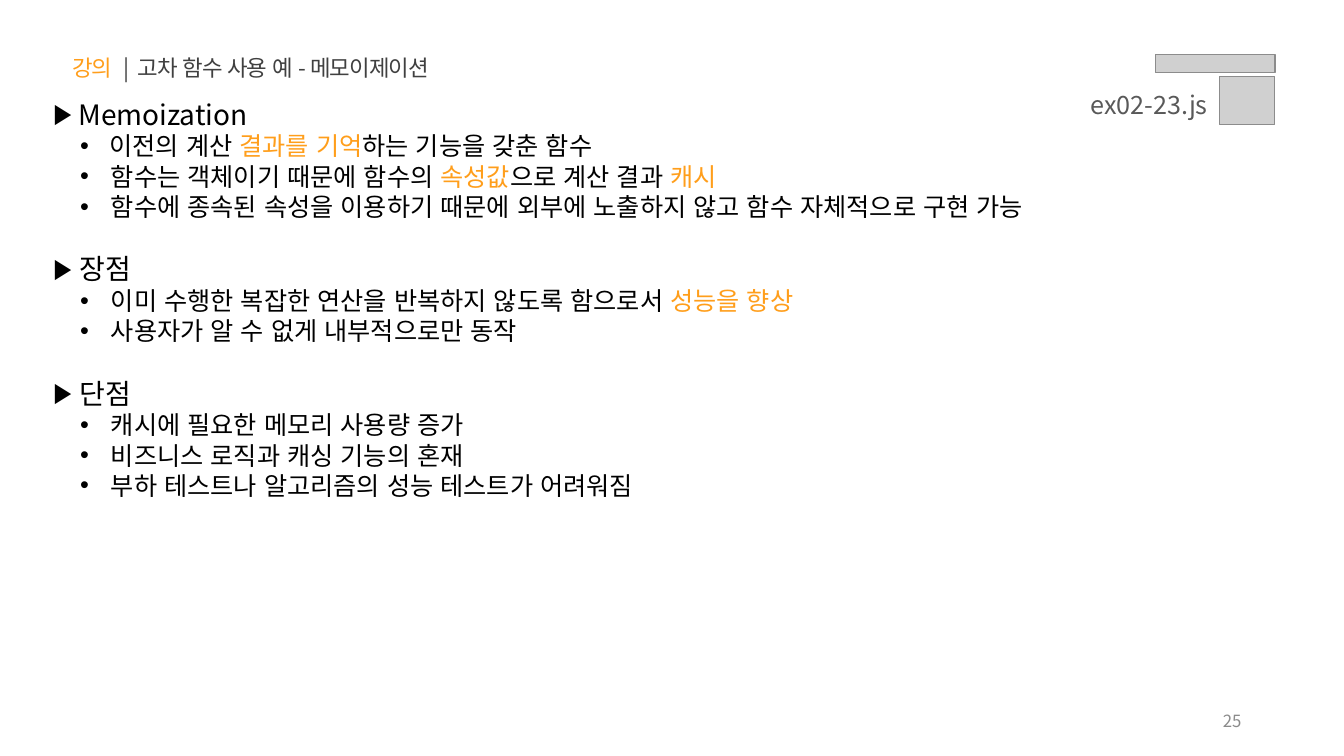
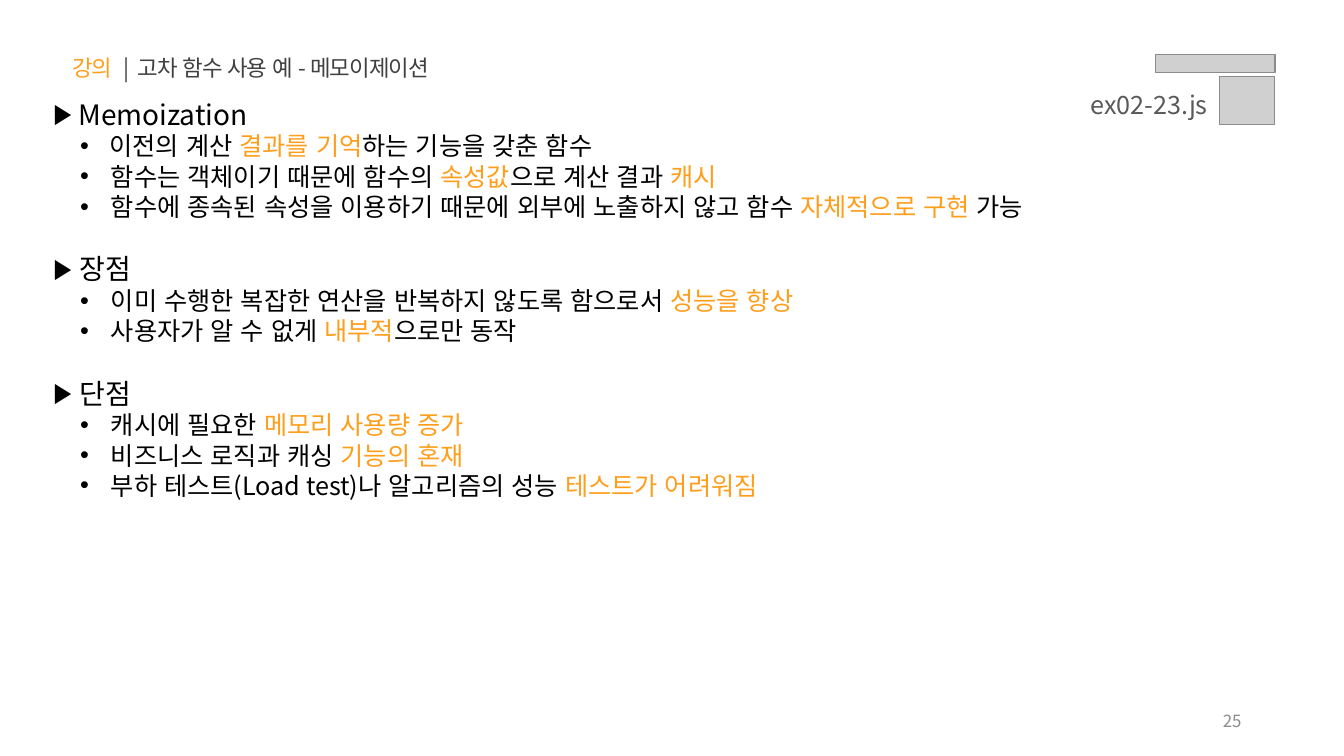
Before and after one commit to yebin-jeong/learn-js, a slide deck: slide 25 of PPT/02.자바스크립트 - 함수.pptx. Drawn at 1344x756 pixels with LibreOffice and Linux fonts; fonts in the diff are those of the drawing; grey boxes stand for pictures. Boxes give left, top, right and bottom in pixels: in the first picture for what was removed or moved away, otherwise in the second. Text is boxed around its words. In the diff, an @@ line names an element or a change of style, - is before the commit and + after.

```diff
--- a/PPT/02.자바스크립트 - 함수.pptx
+++ b/PPT/02.자바스크립트 - 함수.pptx
@@ text at (x1=111, y1=195, x2=1023, y2=467): text colour #000000 to #FF9E1B in "자체적으로 구현", "내부적으로만", "메모리 사용량 증가", "기능의 혼재" @@
@@ text at (x1=111, y1=474, x2=758, y2=500): text changed @@
-  • 부하 테스트나 알고리즘의 성능 테스트가 어려워짐
+  • 부하 테스트(Load test)나 알고리즘의 성능 테스트가 어려워짐
```
Also in this commit, not shown: 8 other slides changed.
